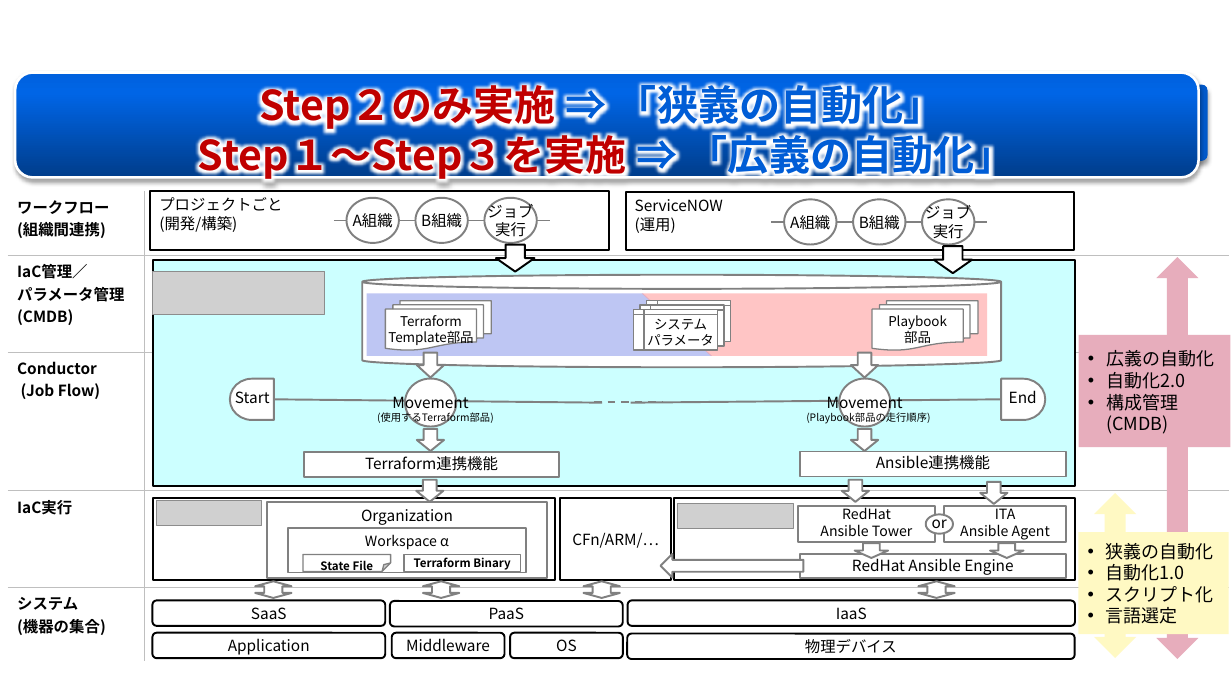
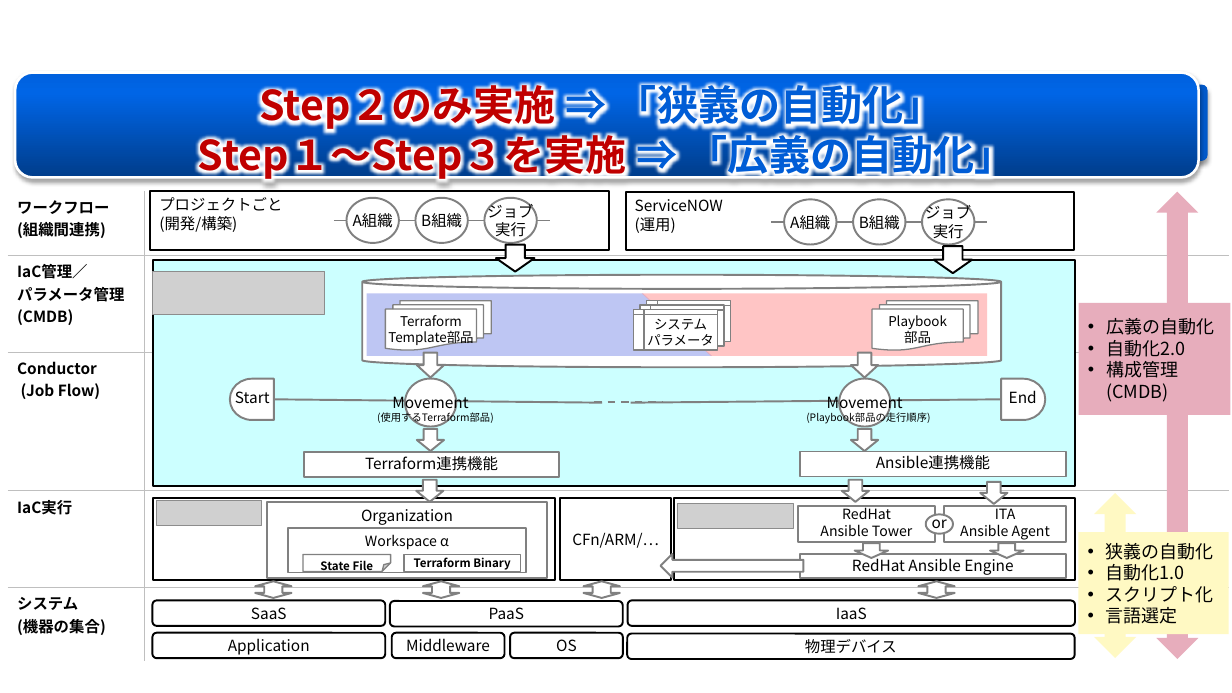
Before and after one commit to exastro-suite/it-automation-docs, a slide deck: slide 11 of asset/Learn_ja/PSSOメソッドガイドブック.pptx. Drawn at 1232x693 pixels with LibreOffice and Linux fonts; fonts in the diff are those of the drawing; grey boxes stand for pictures; background and template pictures are left out. Boxes give left, top, right and bottom in pixels: in the first picture for what was removed or moved away, otherwise in the second. Text is boxed around its words. In the diff, an @@ line names an element or a change of style, - is before the commit and + after.

```diff
--- a/asset/Learn_ja/PSSOメソッドガイドブック.pptx
+++ b/asset/Learn_ja/PSSOメソッドガイドブック.pptx
@@ up down arrow: place and size @@
-up down arrow at (1156,257,1199,659)
+up down arrow at (1156,191,1199,659)
@@ rectangle "広義の自動化": place and size @@
-rectangle "広義の自動化" at (1079,335,1230,447)
+rectangle "広義の自動化" at (1079,303,1230,415)
```
Also in this commit, not shown: 1 other slide changed, 1 other file.
